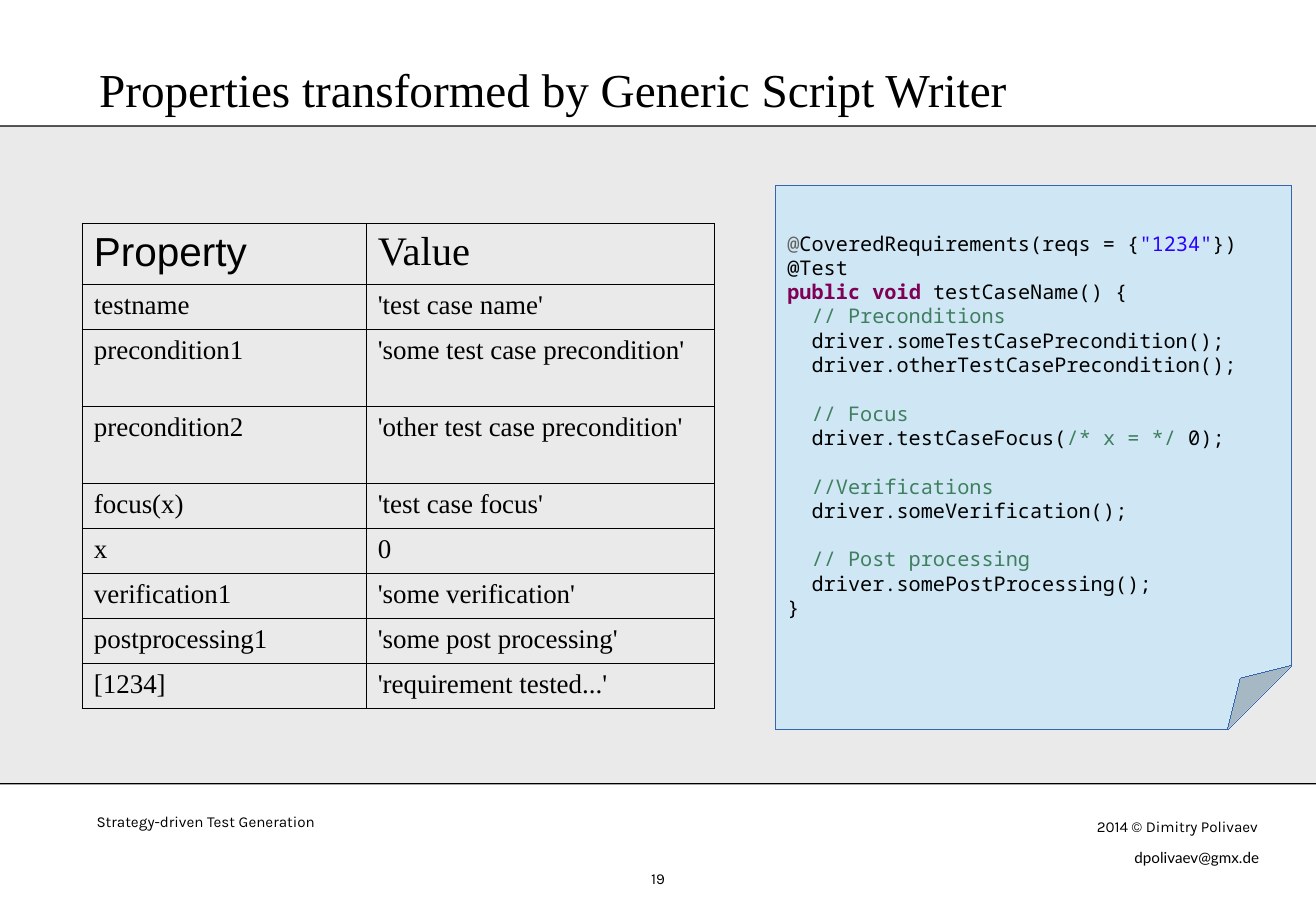
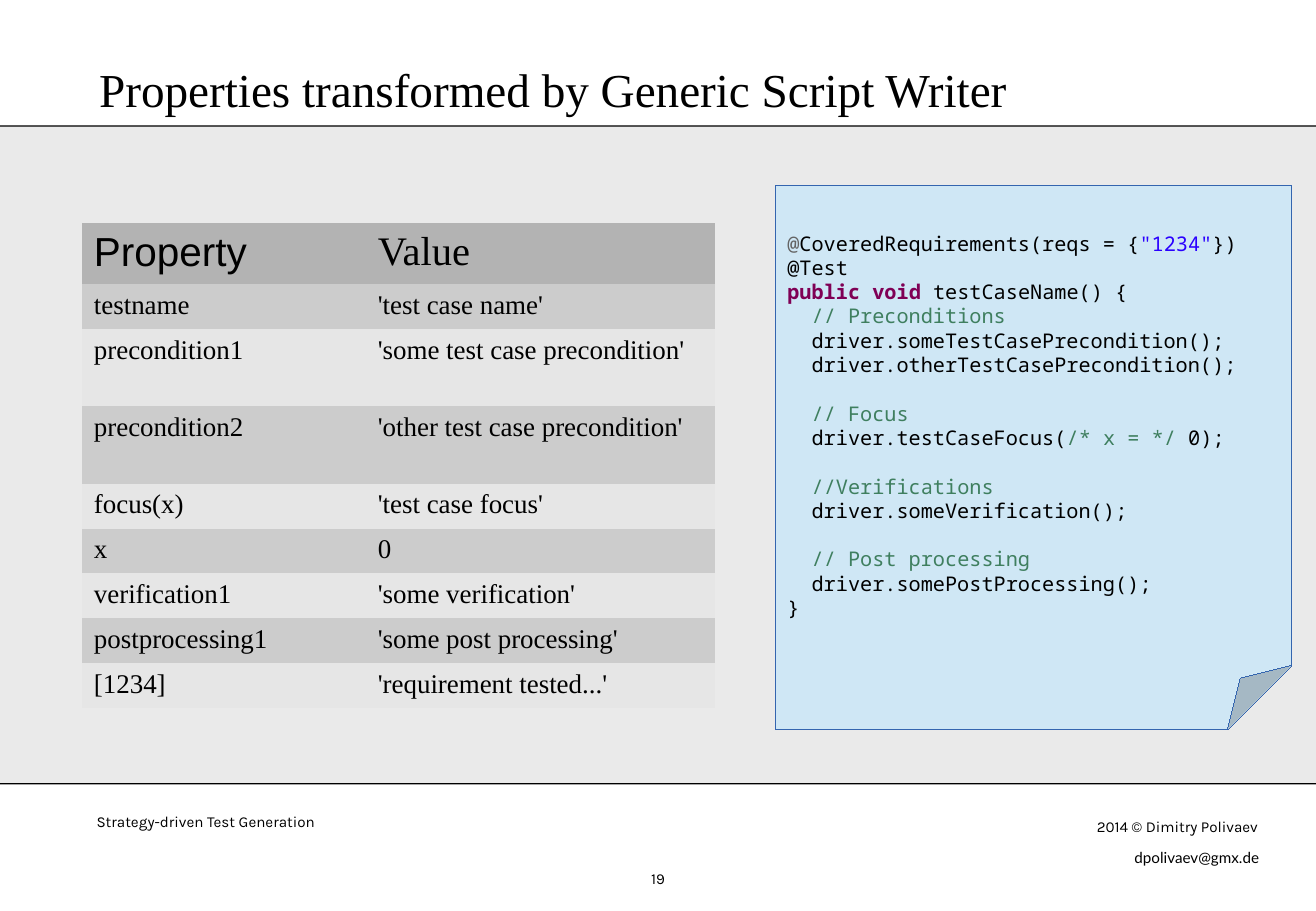
Before and after one commit to dpolivaev/test-generation, a slide deck: slide 19 of doc/StrategyDrivenTestGeneration-demo.odp. Drawn at 1316x911 pixels with LibreOffice and Linux fonts; fonts in the diff are those of the drawing. Boxes give left, top, right and bottom in pixels: in the first picture for what was removed or moved away, otherwise in the second. Text is boxed around its words. In the diff, an @@ line names an element or a change of style, - is before the commit and + after.

```diff
--- a/doc/StrategyDrivenTestGeneration-demo.odp
+++ b/doc/StrategyDrivenTestGeneration-demo.odp
@@ table at box(83, 223, 715, 708) @@
@@ fill none to #B3B3B3 in row 1 @@
@@ fill none to #CCCCCC in 8 cells @@
@@ fill none to #E6E6E6 in 8 cells @@
@@ borders changed @@
```
Also in this commit, not shown: 2 other slides changed, 1 other file.
